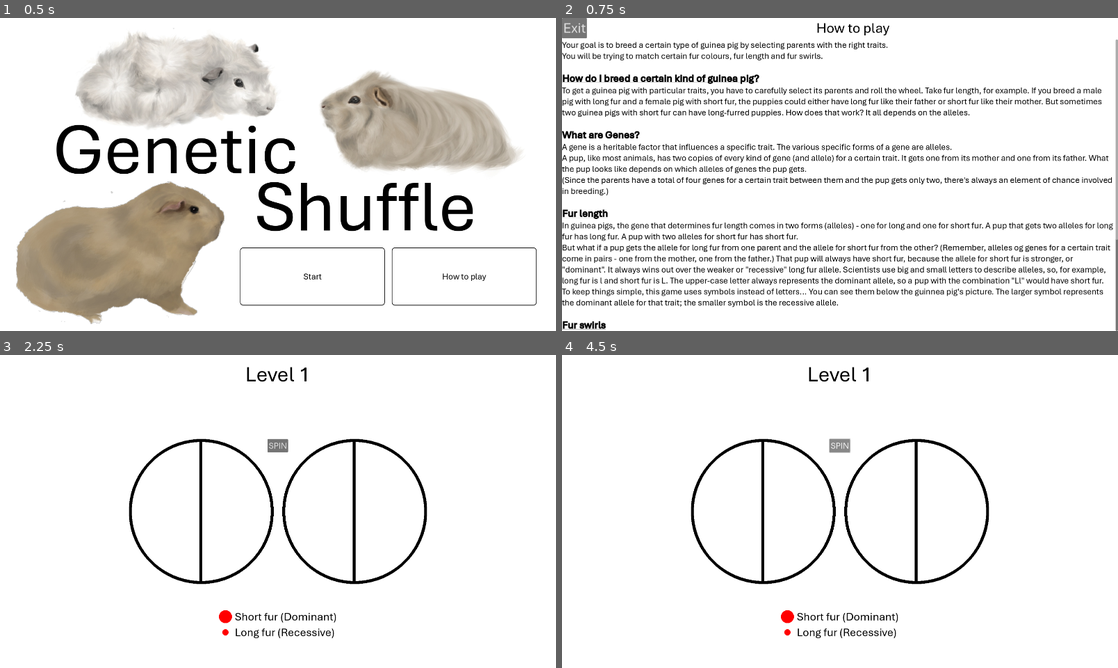
Above: before the commit, frames 1-4 (two rows, left to right).
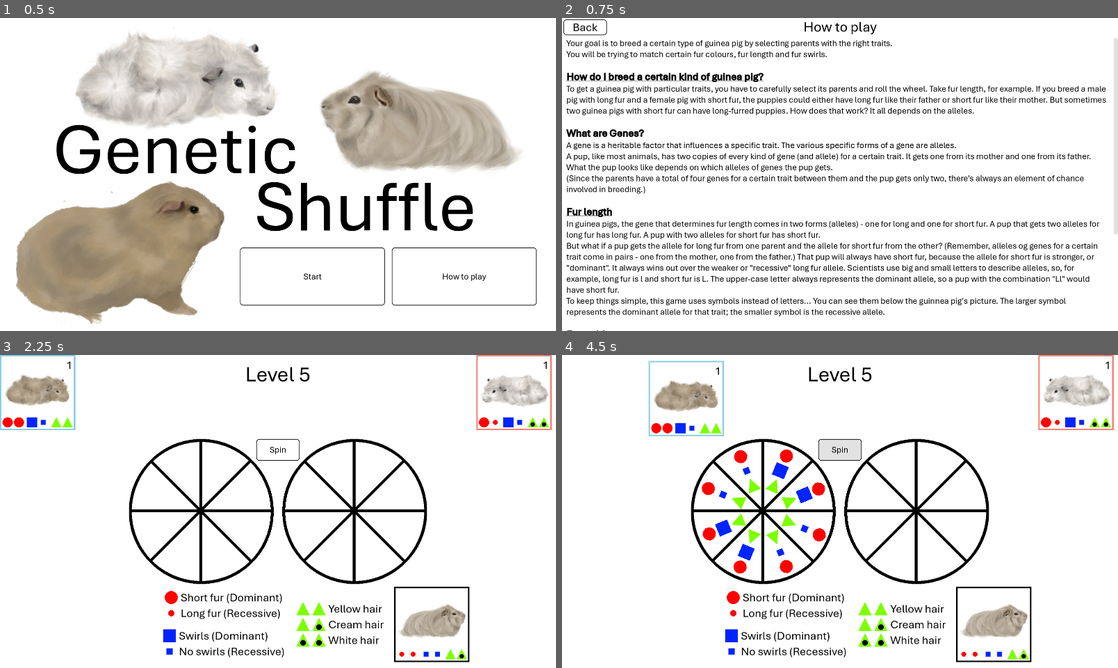
Above: after the commit, the same moments.

Repository: kremec/GeneticShuffle
Game: Godot game, scene res://src/scenes/main_menu/main_menu.tscn
The game is run twice, just before and just after one commit, with the same random seed, the same clock (stepped at 60 frames per second) and the same inputs.
Inputs (mouse positions are in pixels of both pictures, inside the frame that each line leads up to):
- Up to frame 1 (0.5 s): no input
- Up to frame 2 (0.75 s): click "How to play" at 0.5 s
- Up to frame 3 (2.25 s): click "Exit" (after the commit: "Back") at 1.25 s; click "Start" at 2 s
- Up to frame 4 (4.5 s): click "SPIN" (after the commit: "Spin") at 2.75 s; click (600, 392) at 3.5 s, where only the run after the commit has a clickable "1"; click "SPIN" (after the commit: "Spin") at 4.25 s

Frame 1 is identical in both runs. In frame 2, 22% of the frame differs, in the area x 0-100%, y 0-100%; in frame 3, 7.8%; in frame 4, 9.8%.
Error before the commit: Invalid type in function 'GetRandomAlleleCombo' in base 'GDScript'. The array of argument 1 (Array) does not have the same element type as the expected typed a…

Commit message:
Defined alleles for target card, cleaner button and scrollbar UI

Diff:
--- a/src/scenes/game/game.gd
+++ b/src/scenes/game/game.gd
@@ -33,6 +33,8 @@
 @export var wheelSpinSpeed: float = 360
 @export var afterWheelSpinPause: float = 0.5
 @export var newPupPresentPause: float = 0.5
+
+@export var useDefinedAlleles: bool = true
 
 @onready var alleleInfos = $layout/MarginContainer/HBoxContainer/AlleleInfos
 @onready var alleleInfoLeft = $layout/MarginContainer/HBoxContainer/AlleleInfos/AlleleInfoLeft
@@ -64,7 +66,7 @@
 	btnSpin.pressed.connect(_on_btnSpin_pressed)
 	loadRound()
 
-var currentRound: int = 1
+var currentRound: int = 5
 func loadRound():
 	level.text = "Level " + str(currentRound)
 	if currentRound == 1:
@@ -82,25 +84,30 @@
 
 func round1() -> void:
 	var allelesShown: Array[bool] = [true, false, false]
-	startRound(allelesShown)
+	resetLevel(allelesShown)
+	startingCards(allelesShown)
 
 func round2() -> void:
 	var allelesShown: Array[bool] = [false, true, false]
-	startRound(allelesShown)
+	resetLevel(allelesShown)
+	startingCards(allelesShown)
 
 func round3() -> void:
 	var allelesShown: Array[bool] = [false, false, true]
-	startRound(allelesShown)
+	resetLevel(allelesShown)
+	startingCards(allelesShown)
 
 func round4() -> void:
 	var allelesShown: Array[bool] = [true, true, false]
-	startRound(allelesShown)
+	resetLevel(allelesShown)
+	startingCards(allelesShown)
 
 func round5() -> void:
 	var allelesShown: Array[bool] = [true, true, true]
-	startRound(allelesShown)
-
-func startRound(allelesShown: Array[bool]):
+	resetLevel(allelesShown)
+	startingCards(allelesShown)
+
+func resetLevel(allelesShown: Array[bool]):
 	canWheelSpin = true
 	numberAllMales = 0
 	numberAllFemales = 0
@@ -120,19 +127,48 @@
 	# Allele infos
 	setAlleleInfos(allelesShown)
 
+	# Wheel
+	resetWheels(allelesShown)
+
+func startingCards(allelesShown: Array[bool]):
 	# Generate random alleles
 	var allAlleleCombos: Array[Allele.AlleleCombo] = [Allele.AlleleCombo.DominantDominant, Allele.AlleleCombo.DominantRecessive, Allele.AlleleCombo.RecessiveRecessive]
 	var defaultAlleles = [Allele.GetRandomAlleleCombo(allAlleleCombos), Allele.GetRandomAlleleCombo(allAlleleCombos), Allele.GetRandomAlleleCombo(allAlleleCombos)]
-	var randomAllelesLength = Allele.GenerateRandomAlleles()
-	var randomAllelesSwirls = Allele.GenerateRandomAlleles()
-	var randomAllelesColor = Allele.GenerateRandomAlleles()
+	var allelesLength = Allele.GenerateRandomAlleles(Allele.GetRandomAlleleCombo(allAlleleCombos))
+	var allelesSwirls = Allele.GenerateRandomAlleles(Allele.GetRandomAlleleCombo(allAlleleCombos))
+	var allelesColor = Allele.GenerateRandomAlleles(Allele.GetRandomAlleleCombo(allAlleleCombos))
+
+	if useDefinedAlleles:
+		match currentRound:
+			1:
+				var targetAllelesLength = Allele.AlleleCombo.RecessiveRecessive
+				allelesLength = Allele.GenerateRandomAlleles(targetAllelesLength)
+			2:
+				var targetAllelesSwirls = Allele.AlleleCombo.RecessiveRecessive
+				allelesSwirls = Allele.GenerateRandomAlleles(targetAllelesSwirls)
+			3:
+				var targetAllelesColor = Allele.AlleleCombo.RecessiveRecessive
+				allelesColor = Allele.GenerateRandomAlleles(targetAllelesColor)
+			4:
+				var targetAllelesLength = Allele.AlleleCombo.RecessiveRecessive
+				allelesLength = Allele.GenerateRandomAlleles(targetAllelesLength)
+				var targetAllelesSwirls = Allele.AlleleCombo.DominantRecessive
+				allelesSwirls = Allele.GenerateRandomAlleles(targetAllelesSwirls)
+			5:
+				var targetAllelesLength = Allele.AlleleCombo.RecessiveRecessive
+				allelesLength = Allele.GenerateRandomAlleles(targetAllelesLength)
+				var targetAllelesSwirls = Allele.AlleleCombo.RecessiveRecessive
+				allelesSwirls = Allele.GenerateRandomAlleles(targetAllelesSwirls)
+				var targetAllelesColor = Allele.AlleleCombo.DominantRecessive
+				allelesColor = Allele.GenerateRandomAlleles(targetAllelesColor)
+
 
 	# Starting guinea pigs
 	var male = create_card(
 		Card.Sex.Male,
-		randomAllelesLength[1] if allelesShown[0] else defaultAlleles[0],
-		randomAllelesSwirls[1] if allelesShown[1] else defaultAlleles[1],
-		randomAllelesColor[1] if allelesShown[2] else defaultAlleles[2],
+		allelesLength[1] if allelesShown[0] else defaultAlleles[0],
+		allelesSwirls[1] if allelesShown[1] else defaultAlleles[1],
+		allelesColor[1] if allelesShown[2] else defaultAlleles[2],
 		allelesShown
 	)
 	male.card_pressed.connect(_on_card_pressed)
@@ -140,9 +176,9 @@
 
 	var female = create_card(
 		Card.Sex.Female,
-		randomAllelesLength[2] if allelesShown[0] else defaultAlleles[0],
-		randomAllelesSwirls[2] if allelesShown[1] else defaultAlleles[1],
-		randomAllelesColor[2] if allelesShown[2] else defaultAlleles[2],
+		allelesLength[2] if allelesShown[0] else defaultAlleles[0],
+		allelesSwirls[2] if allelesShown[1] else defaultAlleles[1],
+		allelesColor[2] if allelesShown[2] else defaultAlleles[2],
 		allelesShown
 	)
 	female.card_pressed.connect(_on_card_pressed)
@@ -150,9 +186,9 @@
 
 	# Target alleles
 	targetAlleles = [
-		randomAllelesLength[0] if allelesShown[0] else defaultAlleles[0],
-		randomAllelesSwirls[0] if allelesShown[1] else defaultAlleles[1],
-		randomAllelesColor[0] if allelesShown[2] else defaultAlleles[2]
+		allelesLength[0] if allelesShown[0] else defaultAlleles[0],
+		allelesSwirls[0] if allelesShown[1] else defaultAlleles[1],
+		allelesColor[0] if allelesShown[2] else defaultAlleles[2]
 	]
 
 	# Target pup
@@ -167,9 +203,6 @@
 			false
 		)
 	)
-
-	# Wheel
-	resetWheels(allelesShown)
 
 func setAlleleInfos(allelesShown: Array[bool]):
 	alleleInfoLeft.visible = true
--- a/src/scenes/game/game.tscn
+++ b/src/scenes/game/game.tscn
@@ -1,11 +1,50 @@
-[gd_scene load_steps=5 format=3 uid="uid://clqgk4akh3gfv"]
+[gd_scene load_steps=10 format=3 uid="uid://clqgk4akh3gfv"]
 
 [ext_resource type="Script" path="res://src/scenes/game/game.gd" id="1_eim4h"]
 [ext_resource type="PackedScene" uid="uid://dku5r3f77amfb" path="res://src/objects/wheel/wheel.tscn" id="2_gkba2"]
+[ext_resource type="Theme" uid="uid://k4a7qn27mcm8" path="res://theme/scrollbar.tres" id="2_hvv7x"]
 [ext_resource type="FontFile" uid="uid://djw4x7uisd0rl" path="res://assets/font/Aptos.ttf" id="3_mu3ax"]
 
 [sub_resource type="StyleBoxFlat" id="StyleBoxFlat_3vo3v"]
 bg_color = Color(1, 1, 1, 1)
+
+[sub_resource type="StyleBoxEmpty" id="StyleBoxEmpty_c04hi"]
+
+[sub_resource type="StyleBoxFlat" id="StyleBoxFlat_b35jr"]
+bg_color = Color(0.884037, 0.884037, 0.884037, 1)
+border_width_left = 2
+border_width_top = 2
+border_width_right = 2
+border_width_bottom = 2
+border_color = Color(0, 0, 0, 1)
+corner_radius_top_left = 10
+corner_radius_top_right = 10
+corner_radius_bottom_right = 10
+corner_radius_bottom_left = 10
+
+[sub_resource type="StyleBoxFlat" id="StyleBoxFlat_ak267"]
+bg_color = Color(0.764706, 0.764706, 0.764706, 1)
+border_width_left = 2
+border_width_top = 2
+border_width_right = 2
+border_width_bottom = 2
+border_color = Color(0, 0, 0, 1)
+corner_radius_top_left = 10
+corner_radius_top_right = 10
+corner_radius_bottom_right = 10
+corner_radius_bottom_left = 10
+
+[sub_resource type="StyleBoxFlat" id="StyleBoxFlat_f04lh"]
+bg_color = Color(1, 1, 1, 1)
+border_width_left = 2
+border_width_top = 2
+border_width_right = 2
+border_width_bottom = 2
+border_color = Color(0, 0, 0, 1)
+corner_radius_top_left = 10
+corner_radius_top_right = 10
+corner_radius_bottom_right = 10
+corner_radius_bottom_left = 10
 
 [node name="Game" type="Control"]
 layout_mode = 3
@@ -35,9 +74,10 @@
 mouse_filter = 2
 
 [node name="sidebarMales" type="ScrollContainer" parent="layout"]
-custom_minimum_size = Vector2(260, 0)
-layout_mode = 2
-size_flags_vertical = 3
+custom_minimum_size = Vector2(275, 0)
+layout_mode = 2
+size_flags_vertical = 3
+theme = ExtResource("2_hvv7x")
 
 [node name="listMales" type="VBoxContainer" parent="layout/sidebarMales"]
 layout_mode = 2
@@ -79,11 +119,22 @@
 theme_override_constants/margin_top = 0
 
 [node name="btnSpin" type="Button" parent="layout/MarginContainer/MarginContainer"]
+custom_minimum_size = Vector2(150, 75)
 layout_mode = 2
 size_flags_horizontal = 4
 size_flags_vertical = 0
+theme_override_colors/font_hover_pressed_color = Color(0, 0, 0, 1)
+theme_override_colors/font_hover_color = Color(0, 0, 0, 1)
+theme_override_colors/font_pressed_color = Color(0, 0, 0, 1)
+theme_override_colors/font_focus_color = Color(0, 0, 0, 1)
+theme_override_colors/font_color = Color(0, 0, 0, 1)
+theme_override_fonts/font = ExtResource("3_mu3ax")
 theme_override_font_sizes/font_size = 30
-text = "SPIN"
+theme_override_styles/focus = SubResource("StyleBoxEmpty_c04hi")
+theme_override_styles/hover = SubResource("StyleBoxFlat_b35jr")
+theme_override_styles/pressed = SubResource("StyleBoxFlat_ak267")
+theme_override_styles/normal = SubResource("StyleBoxFlat_f04lh")
+text = "Spin"
 
 [node name="HBoxContainer" type="HBoxContainer" parent="layout/MarginContainer/MarginContainer"]
 layout_mode = 2
@@ -288,9 +339,10 @@
 mouse_filter = 2
 
 [node name="sidebarFemales" type="ScrollContainer" parent="layout"]
-custom_minimum_size = Vector2(260, 0)
-layout_mode = 2
-size_flags_vertical = 3
+custom_minimum_size = Vector2(275, 0)
+layout_mode = 2
+size_flags_vertical = 3
+theme = ExtResource("2_hvv7x")
 
 [node name="listFemales" type="VBoxContainer" parent="layout/sidebarFemales"]
 layout_mode = 2
--- a/src/scenes/how_to_play/how_to_play.gd
+++ b/src/scenes/how_to_play/how_to_play.gd
@@ -1,6 +1,6 @@
 extends Control
 
-@onready var btnExit = $VBoxContainer/HBoxContainer/btnExit
+@onready var btnExit = $btnExit
 
 # Called when the node enters the scene tree for the first time.
 func _ready() -> void:
--- a/src/scenes/how_to_play/how_to_play.tscn
+++ b/src/scenes/how_to_play/how_to_play.tscn
@@ -1,9 +1,49 @@
-[gd_scene load_steps=3 format=3 uid="uid://cofx5ldtfg6uf"]
+[gd_scene load_steps=9 format=3 uid="uid://cofx5ldtfg6uf"]
 
 [ext_resource type="Script" path="res://src/scenes/how_to_play/how_to_play.gd" id="1_v6w4e"]
+[ext_resource type="FontFile" uid="uid://djw4x7uisd0rl" path="res://assets/font/Aptos.ttf" id="2_t14mi"]
+[ext_resource type="Theme" uid="uid://k4a7qn27mcm8" path="res://theme/scrollbar.tres" id="3_nqpbb"]
 
 [sub_resource type="StyleBoxFlat" id="StyleBoxFlat_w4iva"]
 bg_color = Color(1, 1, 1, 1)
+
+[sub_resource type="StyleBoxEmpty" id="StyleBoxEmpty_0u5ps"]
+
+[sub_resource type="StyleBoxFlat" id="StyleBoxFlat_qxkuc"]
+bg_color = Color(0.884037, 0.884037, 0.884037, 1)
+border_width_left = 2
+border_width_top = 2
+border_width_right = 2
+border_width_bottom = 2
+border_color = Color(0, 0, 0, 1)
+corner_radius_top_left = 10
+corner_radius_top_right = 10
+corner_radius_bottom_right = 10
+corner_radius_bottom_left = 10
+
+[sub_resource type="StyleBoxFlat" id="StyleBoxFlat_7ybte"]
+bg_color = Color(0.764706, 0.764706, 0.764706, 1)
+border_width_left = 2
+border_width_top = 2
+border_width_right = 2
+border_width_bottom = 2
+border_color = Color(0, 0, 0, 1)
+corner_radius_top_left = 10
+corner_radius_top_right = 10
+corner_radius_bottom_right = 10
+corner_radius_bottom_left = 10
+
+[sub_resource type="StyleBoxFlat" id="StyleBoxFlat_5fh21"]
+bg_color = Color(1, 1, 1, 1)
+border_width_left = 2
+border_width_top = 2
+border_width_right = 2
+border_width_bottom = 2
+border_color = Color(0, 0, 0, 1)
+corner_radius_top_left = 10
+corner_radius_top_right = 10
+corner_radius_bottom_right = 10
+corner_radius_bottom_left = 10
 
 [node name="HowToPlay" type="Control"]
 layout_mode = 3
@@ -12,6 +52,7 @@
 anchor_bottom = 1.0
 grow_horizontal = 2
 grow_vertical = 2
+mouse_filter = 2
 script = ExtResource("1_v6w4e")
 
 [node name="Background" type="Panel" parent="."]
@@ -21,7 +62,41 @@
 anchor_bottom = 1.0
 grow_horizontal = 2
 grow_vertical = 2
+mouse_filter = 2
 theme_override_styles/panel = SubResource("StyleBoxFlat_w4iva")
+
+[node name="lblTitle" type="Label" parent="."]
+layout_mode = 1
+anchors_preset = 5
+anchor_left = 0.5
+anchor_right = 0.5
+offset_left = -126.5
+offset_right = 126.5
+offset_bottom = 62.0
+grow_horizontal = 2
+size_flags_horizontal = 6
+theme_override_colors/font_color = Color(0, 0, 0, 1)
+theme_override_font_sizes/font_size = 50
+text = "How to play"
+
+[node name="btnExit" type="Button" parent="."]
+layout_mode = 2
+offset_left = 5.0
+offset_top = 5.0
+offset_right = 155.0
+offset_bottom = 59.0
+theme_override_colors/font_hover_pressed_color = Color(0, 0, 0, 1)
+theme_override_colors/font_hover_color = Color(0, 0, 0, 1)
+theme_override_colors/font_pressed_color = Color(0, 0, 0, 1)
+theme_override_colors/font_focus_color = Color(0, 0, 0, 1)
+theme_override_colors/font_color = Color(0, 0, 0, 1)
+theme_override_fonts/font = ExtResource("2_t14mi")
+theme_override_font_sizes/font_size = 40
+theme_override_styles/focus = SubResource("StyleBoxEmpty_0u5ps")
+theme_override_styles/hover = SubResource("StyleBoxFlat_qxkuc")
+theme_override_styles/pressed = SubResource("StyleBoxFlat_7ybte")
+theme_override_styles/normal = SubResource("StyleBoxFlat_5fh21")
+text = "Back"
 
 [node name="VBoxContainer" type="VBoxContainer" parent="."]
 layout_mode = 1
@@ -30,36 +105,28 @@
 anchor_bottom = 1.0
 grow_horizontal = 2
 grow_vertical = 2
+mouse_filter = 2
 
-[node name="HBoxContainer" type="HBoxContainer" parent="VBoxContainer"]
+[node name="HBoxContainer" type="BoxContainer" parent="VBoxContainer"]
+custom_minimum_size = Vector2(0, 64)
 layout_mode = 2
-
-[node name="btnExit" type="Button" parent="VBoxContainer/HBoxContainer"]
-layout_mode = 2
-theme_override_font_sizes/font_size = 50
-text = "Exit"
-
-[node name="lblTitle" type="Label" parent="VBoxContainer/HBoxContainer"]
-layout_mode = 2
-size_flags_horizontal = 6
-theme_override_colors/font_color = Color(0, 0, 0, 1)
-theme_override_font_sizes/font_size = 50
-text = "How to play"
+mouse_filter = 2
 
 [node name="ScrollContainer" type="ScrollContainer" parent="VBoxContainer"]
 layout_mode = 2
 size_flags_vertical = 3
 
-[node name="VBoxContainer" type="VBoxContainer" parent="VBoxContainer/ScrollContainer"]
+[node name="MarginContainer" type="MarginContainer" parent="VBoxContainer/ScrollContainer"]
 layout_mode = 2
 size_flags_horizontal = 3
 size_flags_vertical = 3
 
-[node name="rtlContent" type="RichTextLabel" parent="VBoxContainer/ScrollContainer/VBoxContainer"]
+[node name="rtlContent" type="RichTextLabel" parent="VBoxContainer/ScrollContainer/MarginContainer"]
 layout_mode = 2
 size_flags_horizontal = 3
 size_flags_vertical = 3
 focus_mode = 2
+theme = ExtResource("3_nqpbb")
 theme_override_colors/default_color = Color(0, 0, 0, 1)
 theme_override_font_sizes/bold_italics_font_size = 30
 theme_override_font_sizes/italics_font_size = 30
--- a/src/scenes/main_menu/main_menu.tscn
+++ b/src/scenes/main_menu/main_menu.tscn
@@ -8,6 +8,32 @@
 
 [sub_resource type="StyleBoxFlat" id="StyleBoxFlat_urxpa"]
 bg_color = Color(1, 1, 1, 1)
+
+[sub_resource type="StyleBoxEmpty" id="StyleBoxEmpty_0u5ps"]
+
+[sub_resource type="StyleBoxFlat" id="StyleBoxFlat_u3s41"]
+bg_color = Color(0.884037, 0.884037, 0.884037, 1)
+border_width_left = 2
+border_width_top = 2
+border_width_right = 2
+border_width_bottom = 2
+border_color = Color(0, 0, 0, 1)
+corner_radius_top_left = 10
+corner_radius_top_right = 10
+corner_radius_bottom_right = 10
+corner_radius_bottom_left = 10
+
+[sub_resource type="StyleBoxFlat" id="StyleBoxFlat_s4rfe"]
+bg_color = Color(0.764706, 0.764706, 0.764706, 1)
+border_width_left = 2
+border_width_top = 2
+border_width_right = 2
+border_width_bottom = 2
+border_color = Color(0, 0, 0, 1)
+corner_radius_top_left = 10
+corner_radius_top_right = 10
+corner_radius_bottom_right = 10
+corner_radius_bottom_left = 10
 
 [sub_resource type="StyleBoxFlat" id="StyleBoxFlat_cwkj3"]
 bg_color = Color(1, 1, 1, 1)
@@ -113,9 +139,16 @@
 offset_top = 792.0
 offset_right = 1329.0
 offset_bottom = 992.0
+theme_override_colors/font_hover_pressed_color = Color(0, 0, 0, 1)
+theme_override_colors/font_hover_color = Color(0, 0, 0, 1)
+theme_override_colors/font_pressed_color = Color(0, 0, 0, 1)
+theme_override_colors/font_focus_color = Color(0, 0, 0, 1)
 theme_override_colors/font_color = Color(0, 0, 0, 1)
 theme_override_fonts/font = ExtResource("4_lr2ss")
 theme_override_font_sizes/font_size = 30
+theme_override_styles/focus = SubResource("StyleBoxEmpty_0u5ps")
+theme_override_styles/hover = SubResource("StyleBoxFlat_u3s41")
+theme_override_styles/pressed = SubResource("StyleBoxFlat_s4rfe")
 theme_override_styles/normal = SubResource("StyleBoxFlat_cwkj3")
 text = "Start"
 
@@ -125,8 +158,15 @@
 offset_top = 792.0
 offset_right = 1853.0
 offset_bottom = 992.0
+theme_override_colors/font_hover_pressed_color = Color(0, 0, 0, 1)
+theme_override_colors/font_hover_color = Color(0, 0, 0, 1)
+theme_override_colors/font_pressed_color = Color(0, 0, 0, 1)
+theme_override_colors/font_focus_color = Color(0, 0, 0, 1)
 theme_override_colors/font_color = Color(0, 0, 0, 1)
 theme_override_fonts/font = ExtResource("4_lr2ss")
 theme_override_font_sizes/font_size = 30
+theme_override_styles/focus = SubResource("StyleBoxEmpty_0u5ps")
+theme_override_styles/hover = SubResource("StyleBoxFlat_u3s41")
+theme_override_styles/pressed = SubResource("StyleBoxFlat_s4rfe")
 theme_override_styles/normal = SubResource("StyleBoxFlat_cwkj3")
 text = "  How to play  "
--- a/src/types/allele.gd
+++ b/src/types/allele.gd
@@ -85,9 +85,8 @@
 			alleleTypeString = "Recessive"
 	return alleleTypeString
 
-static func GenerateRandomAlleles() -> Array[AlleleCombo]:
-	var targetAlleles = GetRandomAlleleCombo([AlleleCombo.DominantDominant, AlleleCombo.DominantRecessive, AlleleCombo.RecessiveRecessive])
-	var otherPossibleAlleles = [AlleleCombo.DominantDominant, AlleleCombo.DominantRecessive, AlleleCombo.RecessiveRecessive]
+static func GenerateRandomAlleles(targetAlleles: AlleleCombo) -> Array[AlleleCombo]:
+	var otherPossibleAlleles: Array[AlleleCombo] = [AlleleCombo.DominantDominant, AlleleCombo.DominantRecessive, AlleleCombo.RecessiveRecessive]
 	otherPossibleAlleles.erase(targetAlleles)
 	var maleAlleles = GetRandomAlleleCombo(otherPossibleAlleles)
 	var femaleAlleles: AlleleCombo
--- /dev/null
+++ b/theme/scrollbar.tres
@@ -0,0 +1,45 @@
+[gd_resource type="Theme" load_steps=7 format=3 uid="uid://k4a7qn27mcm8"]
+
+[sub_resource type="StyleBoxFlat" id="StyleBoxFlat_vddyb"]
+bg_color = Color(0, 0, 0, 0)
+border_width_left = 15
+border_width_right = 15
+border_color = Color(1, 1, 1, 0)
+
+[sub_resource type="StyleBoxFlat" id="StyleBoxFlat_n5iub"]
+bg_color = Color(0, 0, 0, 0)
+border_color = Color(0, 0, 0, 0)
+
+[sub_resource type="StyleBoxFlat" id="StyleBoxFlat_imriq"]
+bg_color = Color(0.882353, 0.882353, 0.882353, 1)
+corner_radius_top_left = 10
+corner_radius_top_right = 10
+corner_radius_bottom_right = 10
+corner_radius_bottom_left = 10
+
+[sub_resource type="StyleBoxFlat" id="StyleBoxFlat_2imhn"]
+bg_color = Color(0.843137, 0.843137, 0.843137, 0.843137)
+corner_radius_top_left = 10
+corner_radius_top_right = 10
+corner_radius_bottom_right = 10
+corner_radius_bottom_left = 10
+
+[sub_resource type="StyleBoxFlat" id="StyleBoxFlat_kvavo"]
+bg_color = Color(0.764706, 0.764706, 0.764706, 1)
+corner_radius_top_left = 10
+corner_radius_top_right = 10
+corner_radius_bottom_right = 10
+corner_radius_bottom_left = 10
+
+[sub_resource type="StyleBoxFlat" id="StyleBoxFlat_3bbiw"]
+bg_color = Color(1, 1, 1, 0)
+border_width_right = 15
+border_color = Color(1, 1, 1, 0)
+
+[resource]
+RichTextLabel/styles/normal = SubResource("StyleBoxFlat_vddyb")
+ScrollContainer/styles/panel = SubResource("StyleBoxFlat_n5iub")
+VScrollBar/styles/grabber = SubResource("StyleBoxFlat_imriq")
+VScrollBar/styles/grabber_highlight = SubResource("StyleBoxFlat_2imhn")
+VScrollBar/styles/grabber_pressed = SubResource("StyleBoxFlat_kvavo")
+VScrollBar/styles/scroll = SubResource("StyleBoxFlat_3bbiw")
Not shown: 1 places in src/scenes/main_menu/main_menu.tscn that only renumber resources
